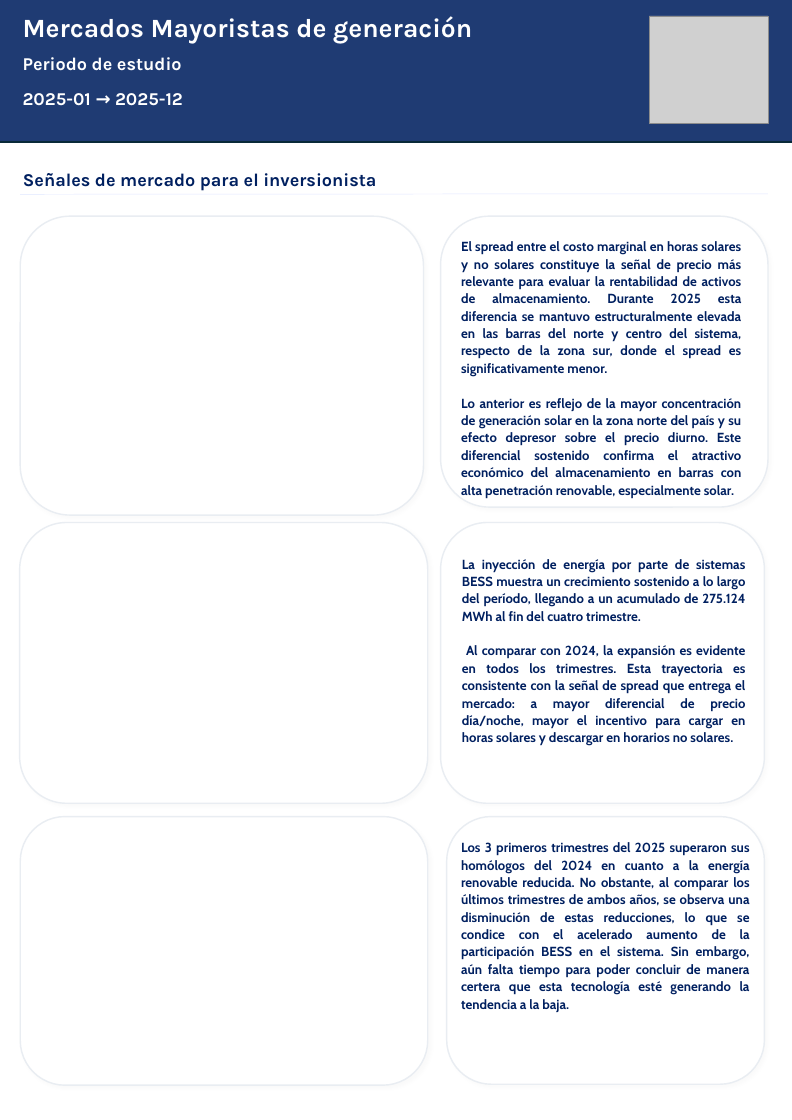
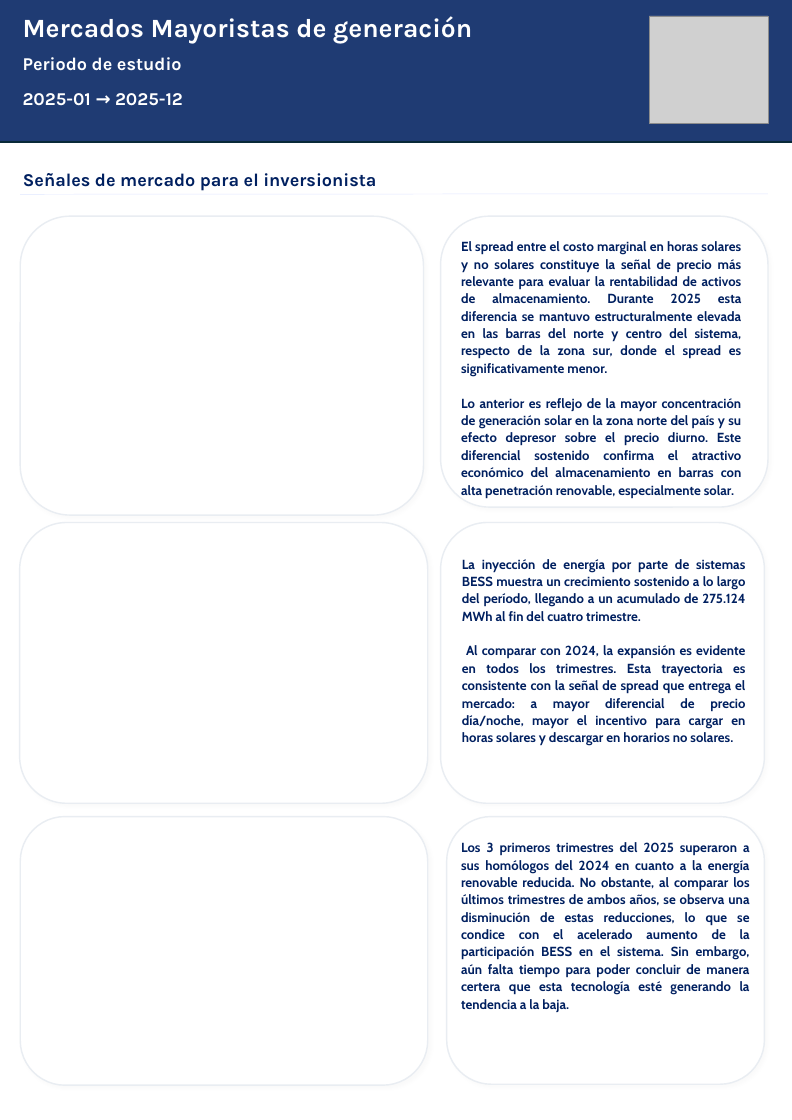
Before and after one commit to Pinzun/reporte_generacion, a slide deck: slide 2 of data/raw/templates/template_reporte.pptx. Drawn at 792x1120 pixels with LibreOffice and Linux fonts; fonts in the diff are those of the drawing; grey boxes stand for pictures; background and template pictures are left out. Boxes give left, top, right and bottom in pixels: in the first picture for what was removed or moved away, otherwise in the second. Text is boxed around its words. In the diff, an @@ line names an element or a change of style, - is before the commit and + after.

```diff
--- a/data/raw/templates/template_reporte.pptx
+++ b/data/raw/templates/template_reporte.pptx
@@ text at [461, 842, 750, 1012]: text changed @@
-Los 3 primeros trimestres del 2025 superaron sus homólogos del 2024 en cuanto a la energía renovable reducida. No obstante, al comparar los últimos trimestres de ambos años, se observa una disminución de estas reducciones, lo que se condice con el acelerado aumento de la participación BESS en el sistema. Sin embargo, aún falta tiempo para poder concluir de manera certera que esta tecnología esté generando la tendencia a la baja.
+Los 3 primeros trimestres del 2025 superaron a sus homólogos del 2024 en cuanto a la energía renovable reducida. No obstante, al comparar los últimos trimestres de ambos años, se observa una disminución de estas reducciones, lo que se condice con el acelerado aumento de la participación BESS en el sistema. Sin embargo, aún falta tiempo para poder concluir de manera certera que esta tecnología esté generando la tendencia a la baja.
```
Also in this commit, not shown: 2 other slides changed, 11 other files.
